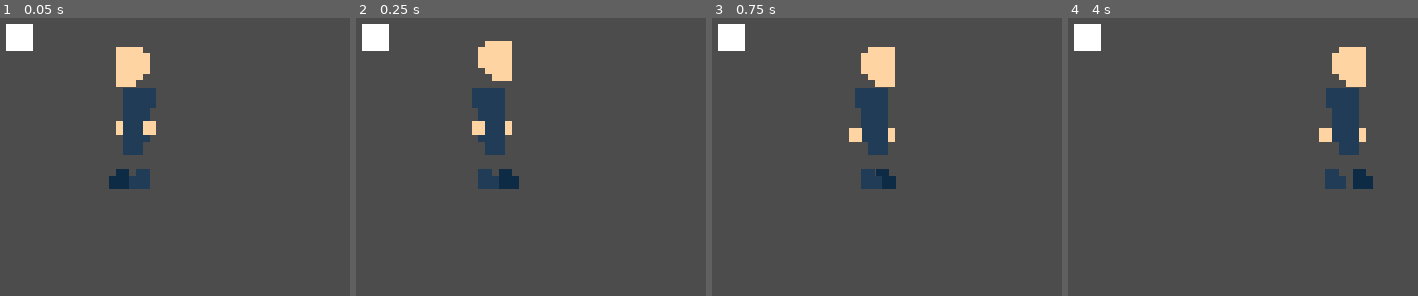
Above: before the commit, frames 1-4 (left to right).
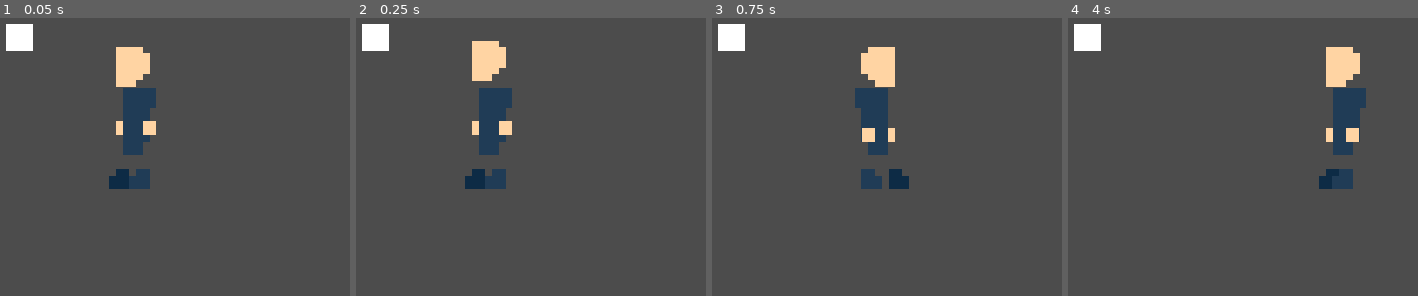
Above: after the commit, the same moments.

Repository: marco-vito/Low-Rez-Jam-2019
Game: Godot game, scene res://Test.tscn
Same seed, same stepped clock (60 frames per second), same inputs: the game is played once before the commit and once after it. This scene is started directly instead of the project's main scene.
Inputs:
- Up to frame 1 (0.05 s): no input
- Up to frame 2 (0.25 s): no input
- Up to frame 3 (0.75 s): tap Enter at 0.5 s; hold Right (ui_right) from 0.53 s (still down); hold C (interact) from 0.53 s (still down)
- Up to frame 4 (4 s): release Right (ui_right) at 1.28 s; release C (interact) at 1.28 s; hold Down (ui_down) 1.28-2.03 s; tap C (interact) at 1.35, 2.85 s; hold Right (ui_right) 2.03-2.78 s; hold C (interact) 2.03-2.78 s; hold Up (ui_up) 2.78-3.53 s; hold Left (ui_left) from 3.53 s (still down); hold C (interact) from 3.53 s (still down)

Frame 1 is identical in both runs. In frame 2, 2.1% of the frame differs, in the area x 31-47%, y 8-62%; in frame 3, 0.8%; in frame 4, 2.4%, in the area x 71-88%, y 10-62%.

Commit message:
Fixed Player movement
The Idle and Walk lateral animations are good to go.

Diff:
--- a/Entities/Player/Player.gd
+++ b/Entities/Player/Player.gd
@@ -1,9 +1,8 @@
 extends "res://Entities/Entity.gd"
-
-var animDirection = "right"
 
 enum States {IDLE, MOVING}
 var state = States.IDLE
+enum animations {IDLE, WALK}
 
 func _ready():
 	add_to_group("player")
@@ -13,10 +12,10 @@
 	check_movement()
 	match state:
 		States.IDLE:
-			_set_anim("idle")
+			$Sprites/AnimationPlayer.play("idle")
 		States.MOVING:
 			move()
-			_set_anim("walk")
+			$Sprites/AnimationPlayer.play("walk")
 
 func check_interaction():
 	if Input.is_action_just_pressed("interact"):
@@ -27,14 +26,11 @@
 func check_input():
 	direction.x = -int(Input.is_action_pressed("ui_left")) + int(Input.is_action_pressed("ui_right"))
 	direction.y = -int(Input.is_action_pressed("ui_up")) + int(Input.is_action_pressed("ui_down"))
+	if direction.x != 0:
+		$Sprites.scale.x = -direction.x
 
 func check_movement():
 	if direction != Vector2(0,0):
 		state = States.MOVING
 	else:
 		state = States.IDLE
-
-func _set_anim(animation):
-	var newAnim = str(animation, animDirection)
-	if $Sprites/AnimationPlayer.current_animation != newAnim:
-		$Sprites/AnimationPlayer.play(newAnim)
--- a/Entities/Player/Player.tscn
+++ b/Entities/Player/Player.tscn
@@ -7,10 +7,10 @@
 [ext_resource path="res://Entities/Player/Hand Front.png" type="Texture" id=5]
 [ext_resource path="res://Entities/Player/Foot Back.png" type="Texture" id=6]
 [ext_resource path="res://Entities/Player/Foot Front.png" type="Texture" id=7]
-[ext_resource path="res://Objects/GeneralUseObjects/Camera.tscn" type="PackedScene" id=8]
+[ext_resource path="res://Objects/GeneralUseObjects/Camera/Camera.tscn" type="PackedScene" id=8]
 
 [sub_resource type="Animation" id=1]
-resource_name = "idleleft"
+resource_name = "idle"
 loop = true
 tracks/0/type = "value"
 tracks/0/path = NodePath("Head:offset")
@@ -84,228 +84,9 @@
 "update": 0,
 "values": [ Vector2( 0, 0 ) ]
 }
-tracks/6/type = "value"
-tracks/6/path = NodePath("Head:flip_h")
-tracks/6/interp = 1
-tracks/6/loop_wrap = true
-tracks/6/imported = false
-tracks/6/enabled = true
-tracks/6/keys = {
-"times": PoolRealArray( 0.124884 ),
-"transitions": PoolRealArray( 1 ),
-"update": 1,
-"values": [ true ]
-}
-tracks/7/type = "value"
-tracks/7/path = NodePath("Hand Back:flip_h")
-tracks/7/interp = 1
-tracks/7/loop_wrap = true
-tracks/7/imported = false
-tracks/7/enabled = true
-tracks/7/keys = {
-"times": PoolRealArray( 0.124884 ),
-"transitions": PoolRealArray( 1 ),
-"update": 1,
-"values": [ true ]
-}
-tracks/8/type = "value"
-tracks/8/path = NodePath("Body:flip_h")
-tracks/8/interp = 1
-tracks/8/loop_wrap = true
-tracks/8/imported = false
-tracks/8/enabled = true
-tracks/8/keys = {
-"times": PoolRealArray( 0.124884 ),
-"transitions": PoolRealArray( 1 ),
-"update": 1,
-"values": [ true ]
-}
-tracks/9/type = "value"
-tracks/9/path = NodePath("Hand Front:flip_h")
-tracks/9/interp = 1
-tracks/9/loop_wrap = true
-tracks/9/imported = false
-tracks/9/enabled = true
-tracks/9/keys = {
-"times": PoolRealArray( 0.124884 ),
-"transitions": PoolRealArray( 1 ),
-"update": 1,
-"values": [ true ]
-}
-tracks/10/type = "value"
-tracks/10/path = NodePath("Foot Back:flip_h")
-tracks/10/interp = 1
-tracks/10/loop_wrap = true
-tracks/10/imported = false
-tracks/10/enabled = true
-tracks/10/keys = {
-"times": PoolRealArray( 0.124884 ),
-"transitions": PoolRealArray( 1 ),
-"update": 1,
-"values": [ true ]
-}
-tracks/11/type = "value"
-tracks/11/path = NodePath("Foot Front:flip_h")
-tracks/11/interp = 1
-tracks/11/loop_wrap = true
-tracks/11/imported = false
-tracks/11/enabled = true
-tracks/11/keys = {
-"times": PoolRealArray( 0.124884 ),
-"transitions": PoolRealArray( 1 ),
-"update": 1,
-"values": [ true ]
-}
 
 [sub_resource type="Animation" id=2]
-loop = true
-tracks/0/type = "value"
-tracks/0/path = NodePath("Head:offset")
-tracks/0/interp = 1
-tracks/0/loop_wrap = true
-tracks/0/imported = false
-tracks/0/enabled = true
-tracks/0/keys = {
-"times": PoolRealArray( 0, 0.2, 0.4, 0.8 ),
-"transitions": PoolRealArray( 1, 1, 1, 1 ),
-"update": 0,
-"values": [ Vector2( 0, 1 ), Vector2( 0, 1 ), Vector2( 0, 0 ), Vector2( 0, 1 ) ]
-}
-tracks/1/type = "value"
-tracks/1/path = NodePath("Body:offset")
-tracks/1/interp = 1
-tracks/1/loop_wrap = true
-tracks/1/imported = false
-tracks/1/enabled = true
-tracks/1/keys = {
-"times": PoolRealArray( 0 ),
-"transitions": PoolRealArray( 1 ),
-"update": 0,
-"values": [ Vector2( 0, 0 ) ]
-}
-tracks/2/type = "value"
-tracks/2/path = NodePath("Hand Front:offset")
-tracks/2/interp = 1
-tracks/2/loop_wrap = true
-tracks/2/imported = false
-tracks/2/enabled = true
-tracks/2/keys = {
-"times": PoolRealArray( 0, 0.3, 0.6 ),
-"transitions": PoolRealArray( 1, 1, 1 ),
-"update": 0,
-"values": [ Vector2( 0, 0 ), Vector2( 0, -1 ), Vector2( 0, 0 ) ]
-}
-tracks/3/type = "value"
-tracks/3/path = NodePath("Hand Back:offset")
-tracks/3/interp = 1
-tracks/3/loop_wrap = true
-tracks/3/imported = false
-tracks/3/enabled = true
-tracks/3/keys = {
-"times": PoolRealArray( 0, 0.3, 0.6 ),
-"transitions": PoolRealArray( 1, 1, 1 ),
-"update": 0,
-"values": [ Vector2( 0, 0 ), Vector2( 0, -1 ), Vector2( 0, 0 ) ]
-}
-tracks/4/type = "value"
-tracks/4/path = NodePath("Foot Front:offset")
-tracks/4/interp = 1
-tracks/4/loop_wrap = true
-tracks/4/imported = false
-tracks/4/enabled = true
-tracks/4/keys = {
-"times": PoolRealArray( 0 ),
-"transitions": PoolRealArray( 1 ),
-"update": 0,
-"values": [ Vector2( 0, 0 ) ]
-}
-tracks/5/type = "value"
-tracks/5/path = NodePath("Foot Back:offset")
-tracks/5/interp = 1
-tracks/5/loop_wrap = true
-tracks/5/imported = false
-tracks/5/enabled = true
-tracks/5/keys = {
-"times": PoolRealArray( 0 ),
-"transitions": PoolRealArray( 1 ),
-"update": 0,
-"values": [ Vector2( 0, 0 ) ]
-}
-tracks/6/type = "value"
-tracks/6/path = NodePath("Head:flip_h")
-tracks/6/interp = 1
-tracks/6/loop_wrap = true
-tracks/6/imported = false
-tracks/6/enabled = true
-tracks/6/keys = {
-"times": PoolRealArray( 0.124884 ),
-"transitions": PoolRealArray( 1 ),
-"update": 1,
-"values": [ false ]
-}
-tracks/7/type = "value"
-tracks/7/path = NodePath("Hand Back:flip_h")
-tracks/7/interp = 1
-tracks/7/loop_wrap = true
-tracks/7/imported = false
-tracks/7/enabled = true
-tracks/7/keys = {
-"times": PoolRealArray( 0.124884 ),
-"transitions": PoolRealArray( 1 ),
-"update": 1,
-"values": [ false ]
-}
-tracks/8/type = "value"
-tracks/8/path = NodePath("Body:flip_h")
-tracks/8/interp = 1
-tracks/8/loop_wrap = true
-tracks/8/imported = false
-tracks/8/enabled = true
-tracks/8/keys = {
-"times": PoolRealArray( 0.124884 ),
-"transitions": PoolRealArray( 1 ),
-"update": 1,
-"values": [ false ]
-}
-tracks/9/type = "value"
-tracks/9/path = NodePath("Hand Front:flip_h")
-tracks/9/interp = 1
-tracks/9/loop_wrap = true
-tracks/9/imported = false
-tracks/9/enabled = true
-tracks/9/keys = {
-"times": PoolRealArray( 0.124884 ),
-"transitions": PoolRealArray( 1 ),
-"update": 1,
-"values": [ false ]
-}
-tracks/10/type = "value"
-tracks/10/path = NodePath("Foot Back:flip_h")
-tracks/10/interp = 1
-tracks/10/loop_wrap = true
-tracks/10/imported = false
-tracks/10/enabled = true
-tracks/10/keys = {
-"times": PoolRealArray( 0.124884 ),
-"transitions": PoolRealArray( 1 ),
-"update": 1,
-"values": [ false ]
-}
-tracks/11/type = "value"
-tracks/11/path = NodePath("Foot Front:flip_h")
-tracks/11/interp = 1
-tracks/11/loop_wrap = true
-tracks/11/imported = false
-tracks/11/enabled = true
-tracks/11/keys = {
-"times": PoolRealArray( 0.124884 ),
-"transitions": PoolRealArray( 1 ),
-"update": 1,
-"values": [ false ]
-}
-
-[sub_resource type="Animation" id=3]
-resource_name = "walkleft"
+resource_name = "walk"
 length = 1.5
 loop = true
 tracks/0/type = "value"
@@ -392,219 +173,11 @@
 "update": 1,
 "values": [ true ]
 }
-tracks/7/type = "value"
-tracks/7/path = NodePath("Hand Back:flip_h")
-tracks/7/interp = 1
-tracks/7/loop_wrap = true
-tracks/7/imported = false
-tracks/7/enabled = true
-tracks/7/keys = {
-"times": PoolRealArray( 0.0253881 ),
-"transitions": PoolRealArray( 1 ),
-"update": 1,
-"values": [ true ]
-}
-tracks/8/type = "value"
-tracks/8/path = NodePath("Body:flip_h")
-tracks/8/interp = 1
-tracks/8/loop_wrap = true
-tracks/8/imported = false
-tracks/8/enabled = true
-tracks/8/keys = {
-"times": PoolRealArray( 0 ),
-"transitions": PoolRealArray( 1 ),
-"update": 1,
-"values": [ true ]
-}
-tracks/9/type = "value"
-tracks/9/path = NodePath("Hand Front:flip_h")
-tracks/9/interp = 1
-tracks/9/loop_wrap = true
-tracks/9/imported = false
-tracks/9/enabled = true
-tracks/9/keys = {
-"times": PoolRealArray( 0.0253881 ),
-"transitions": PoolRealArray( 1 ),
-"update": 1,
-"values": [ true ]
-}
-tracks/10/type = "value"
-tracks/10/path = NodePath("Foot Back:flip_h")
-tracks/10/interp = 1
-tracks/10/loop_wrap = true
-tracks/10/imported = false
-tracks/10/enabled = true
-tracks/10/keys = {
-"times": PoolRealArray( 0.0253881 ),
-"transitions": PoolRealArray( 1 ),
-"update": 1,
-"values": [ true ]
-}
-tracks/11/type = "value"
-tracks/11/path = NodePath("Foot Front:flip_h")
-tracks/11/interp = 1
-tracks/11/loop_wrap = true
-tracks/11/imported = false
-tracks/11/enabled = true
-tracks/11/keys = {
-"times": PoolRealArray( 0.0253881 ),
-"transitions": PoolRealArray( 1 ),
-"update": 1,
-"values": [ true ]
-}
-
-[sub_resource type="Animation" id=4]
-length = 1.5
-loop = true
-tracks/0/type = "value"
-tracks/0/path = NodePath("Head:offset")
-tracks/0/interp = 1
-tracks/0/loop_wrap = true
-tracks/0/imported = false
-tracks/0/enabled = true
-tracks/0/keys = {
-"times": PoolRealArray( 0, 0.5 ),
-"transitions": PoolRealArray( 1, 1 ),
-"update": 0,
-"values": [ Vector2( 0, 1 ), Vector2( 0, 1 ) ]
-}
-tracks/1/type = "value"
-tracks/1/path = NodePath("Hand Back:offset")
-tracks/1/interp = 1
-tracks/1/loop_wrap = true
-tracks/1/imported = false
-tracks/1/enabled = true
-tracks/1/keys = {
-"times": PoolRealArray( 0.2, 0.5, 0.9 ),
-"transitions": PoolRealArray( 1, 1, 1 ),
-"update": 0,
-"values": [ Vector2( 0, 0 ), Vector2( 1, 0 ), Vector2( -1, 0 ) ]
-}
-tracks/2/type = "value"
-tracks/2/path = NodePath("Body:offset")
-tracks/2/interp = 1
-tracks/2/loop_wrap = true
-tracks/2/imported = false
-tracks/2/enabled = true
-tracks/2/keys = {
-"times": PoolRealArray( 0, 0.5 ),
-"transitions": PoolRealArray( 1, 1 ),
-"update": 0,
-"values": [ Vector2( 0, 0 ), Vector2( 0, 0 ) ]
-}
-tracks/3/type = "value"
-tracks/3/path = NodePath("Hand Front:offset")
-tracks/3/interp = 1
-tracks/3/loop_wrap = true
-tracks/3/imported = false
-tracks/3/enabled = true
-tracks/3/keys = {
-"times": PoolRealArray( 0, 0.5, 1.2 ),
-"transitions": PoolRealArray( 1, 1, 1 ),
-"update": 0,
-"values": [ Vector2( 0, 0 ), Vector2( -1, 0 ), Vector2( 1, 0 ) ]
-}
-tracks/4/type = "value"
-tracks/4/path = NodePath("Foot Back:offset")
-tracks/4/interp = 1
-tracks/4/loop_wrap = true
-tracks/4/imported = false
-tracks/4/enabled = true
-tracks/4/keys = {
-"times": PoolRealArray( 0, 0.5, 1.2 ),
-"transitions": PoolRealArray( 1, 1, 1 ),
-"update": 0,
-"values": [ Vector2( -2, 0 ), Vector2( 1, 0 ), Vector2( -4, 0 ) ]
-}
-tracks/5/type = "value"
-tracks/5/path = NodePath("Foot Front:offset")
-tracks/5/interp = 1
-tracks/5/loop_wrap = true
-tracks/5/imported = false
-tracks/5/enabled = true
-tracks/5/keys = {
-"times": PoolRealArray( 0, 0.5, 1.2 ),
-"transitions": PoolRealArray( 1, 1, 1 ),
-"update": 0,
-"values": [ Vector2( 1, 0 ), Vector2( -1, 0 ), Vector2( 3, 0 ) ]
-}
-tracks/6/type = "value"
-tracks/6/path = NodePath("Head:flip_h")
-tracks/6/interp = 1
-tracks/6/loop_wrap = true
-tracks/6/imported = false
-tracks/6/enabled = true
-tracks/6/keys = {
-"times": PoolRealArray( 0.0253881 ),
-"transitions": PoolRealArray( 1 ),
-"update": 1,
-"values": [ false ]
-}
-tracks/7/type = "value"
-tracks/7/path = NodePath("Hand Back:flip_h")
-tracks/7/interp = 1
-tracks/7/loop_wrap = true
-tracks/7/imported = false
-tracks/7/enabled = true
-tracks/7/keys = {
-"times": PoolRealArray( 0.0253881 ),
-"transitions": PoolRealArray( 1 ),
-"update": 1,
-"values": [ false ]
-}
-tracks/8/type = "value"
-tracks/8/path = NodePath("Body:flip_h")
-tracks/8/interp = 1
-tracks/8/loop_wrap = true
-tracks/8/imported = false
-tracks/8/enabled = true
-tracks/8/keys = {
-"times": PoolRealArray( 0.0253881 ),
-"transitions": PoolRealArray( 1 ),
-"update": 1,
-"values": [ false ]
-}
-tracks/9/type = "value"
-tracks/9/path = NodePath("Hand Front:flip_h")
-tracks/9/interp = 1
-tracks/9/loop_wrap = true
-tracks/9/imported = false
-tracks/9/enabled = true
-tracks/9/keys = {
-"times": PoolRealArray( 0.0253881 ),
-"transitions": PoolRealArray( 1 ),
-"update": 1,
-"values": [ false ]
-}
-tracks/10/type = "value"
-tracks/10/path = NodePath("Foot Back:flip_h")
-tracks/10/interp = 1
-tracks/10/loop_wrap = true
-tracks/10/imported = false
-tracks/10/enabled = true
-tracks/10/keys = {
-"times": PoolRealArray( 0.0253881 ),
-"transitions": PoolRealArray( 1 ),
-"update": 1,
-"values": [ false ]
-}
-tracks/11/type = "value"
-tracks/11/path = NodePath("Foot Front:flip_h")
-tracks/11/interp = 1
-tracks/11/loop_wrap = true
-tracks/11/imported = false
-tracks/11/enabled = true
-tracks/11/keys = {
-"times": PoolRealArray( 0.0253881 ),
-"transitions": PoolRealArray( 1 ),
-"update": 1,
-"values": [ false ]
-}
-
-[sub_resource type="RectangleShape2D" id=5]
+
+[sub_resource type="RectangleShape2D" id=3]
 extents = Vector2( 5.56575, 11.0205 )
 
-[sub_resource type="CircleShape2D" id=6]
+[sub_resource type="CircleShape2D" id=4]
 radius = 14.0
 
 [node name="KinematicBody2D" type="KinematicBody2D"]
@@ -612,7 +185,6 @@
 script = ExtResource( 1 )
 
 [node name="Sprites" type="Node2D" parent="."]
-editor/display_folded = true
 
 [node name="Head" type="Sprite" parent="Sprites"]
 texture = ExtResource( 2 )
@@ -644,18 +216,16 @@
 flip_h = true
 
 [node name="AnimationPlayer" type="AnimationPlayer" parent="Sprites"]
-anims/idleleft = SubResource( 1 )
-anims/idleright = SubResource( 2 )
-anims/walkleft = SubResource( 3 )
-anims/walkright = SubResource( 4 )
+anims/idle = SubResource( 1 )
+anims/walk = SubResource( 2 )
 
 [node name="CollisionShape2D" type="CollisionShape2D" parent="."]
 position = Vector2( -0.815628, -3.67033 )
-shape = SubResource( 5 )
+shape = SubResource( 3 )
 
 [node name="Camera" parent="." instance=ExtResource( 8 )]
 
 [node name="InteractionArea" type="Area2D" parent="."]
 
 [node name="CollisionShape2D" type="CollisionShape2D" parent="InteractionArea"]
-shape = SubResource( 6 )
+shape = SubResource( 4 )
--- a/MainScene/MainScene.tscn
+++ b/MainScene/MainScene.tscn
@@ -4,10 +4,10 @@
 [ext_resource path="res://Levels/TileMaps/TileMap.tscn" type="PackedScene" id=2]
 [ext_resource path="res://Levels/TileMaps/WallsTileMap.tres" type="TileSet" id=3]
 [ext_resource path="res://Levels/TileMaps/FloorTileMap.tres" type="TileSet" id=4]
-[ext_resource path="res://Objects/GeneralUseObjects/Camera.tscn" type="PackedScene" id=5]
+[ext_resource path="res://Objects/GeneralUseObjects/Camera/Camera.tscn" type="PackedScene" id=5]
 [ext_resource path="res://Entities/Player/Player.tscn" type="PackedScene" id=6]
 [ext_resource path="res://Objects/Slate/Slate.tscn" type="PackedScene" id=7]
-[ext_resource path="res://Interactable.tscn" type="PackedScene" id=8]
+[ext_resource path="res://Objects/GeneralUseObjects/Interactable/Interactable.tscn" type="PackedScene" id=8]
 
 [node name="Main Scene" type="Node2D"]
 script = ExtResource( 1 )
--- a/Objects/GeneralUseObjects/Camera.tscn
+++ b/Objects/GeneralUseObjects/Camera/Camera.tscn
@@ -1,6 +1,7 @@
 [gd_scene load_steps=2 format=2]
 
-[ext_resource path="res://Objects/GeneralUseObjects/Camera.gd" type="Script" id=1]
+[ext_resource path="res://Objects/GeneralUseObjects/Camera/Camera.gd" type="Script" id=1]
+
 
 
 
--- a/Interactable.tscn
+++ b/Objects/GeneralUseObjects/Interactable/Interactable.tscn
@@ -1,6 +1,7 @@
 [gd_scene load_steps=3 format=2]
 
-[ext_resource path="res://Interactable.gd" type="Script" id=1]
+[ext_resource path="res://Objects/GeneralUseObjects/Interactable/Interactable.gd" type="Script" id=1]
+
 
 [sub_resource type="CircleShape2D" id=1]
 
--- a/Test.tscn
+++ b/Test.tscn
@@ -2,7 +2,8 @@
 
 [ext_resource path="res://Objects/Slate/Slate.tscn" type="PackedScene" id=1]
 [ext_resource path="res://Entities/Player/Player.tscn" type="PackedScene" id=2]
-[ext_resource path="res://Objects/GeneralUseObjects/Camera.tscn" type="PackedScene" id=3]
+[ext_resource path="res://Objects/GeneralUseObjects/Camera/Camera.tscn" type="PackedScene" id=3]
+
 
 [node name="Test" type="Node2D"]
 
Not shown: 1 places in Entities/Player/Player.tscn that only renumber resources
Renamed: Objects/GeneralUseObjects/Camera.gd -> Objects/GeneralUseObjects/Camera/Camera.gd
Renamed: Interactable.gd -> Objects/GeneralUseObjects/Interactable/Interactable.gd
